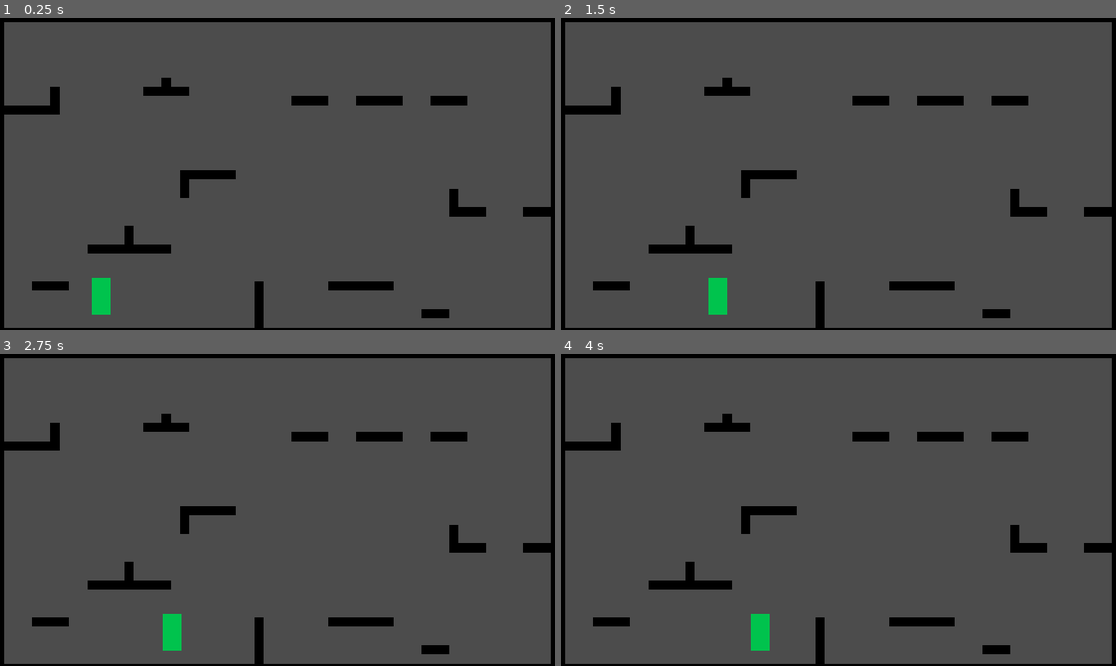
Above: before the commit, frames 1-4 (two rows, left to right).
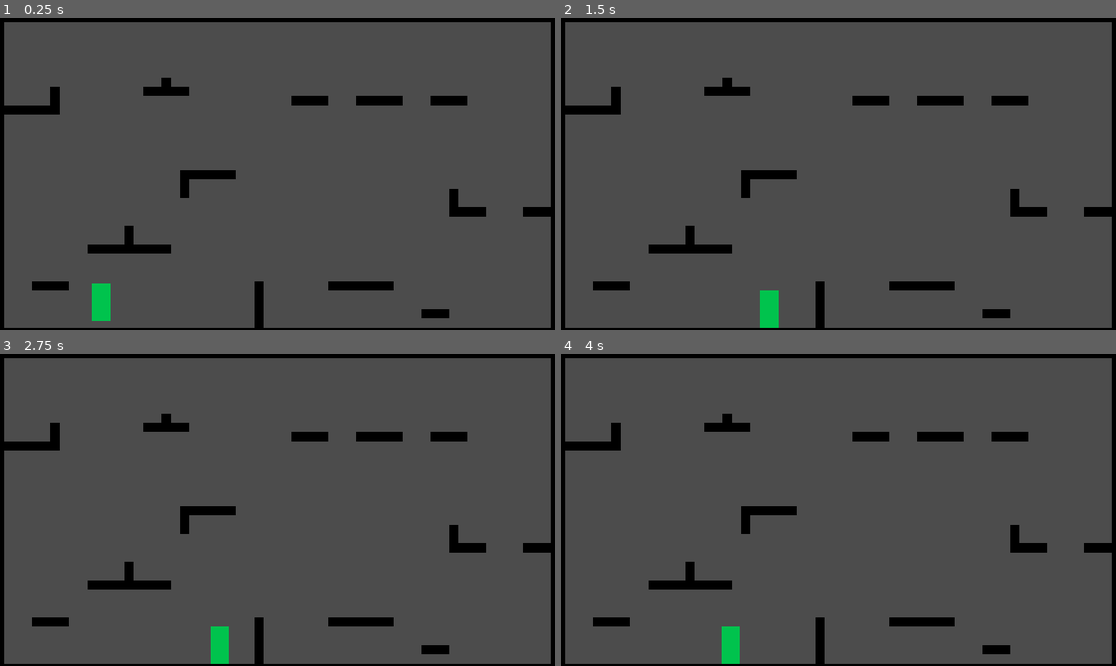
Above: after the commit, the same moments.

Repository: cjsweeten101/LaserGame
Game: Godot game, scene res://Main.tscn
The game is run twice, just before and just after one commit, with the same random seed, the same clock (stepped at 60 frames per second) and the same inputs.
Inputs:
- Up to frame 1 (0.25 s): no input
- Up to frame 2 (1.5 s): hold Right (move_right) 0.53-1.28 s; hold Left (move_left) from 1.28 s (still down)
- Up to frame 3 (2.75 s): release Left (move_left) at 2.03 s; hold Right (move_right) from 2.03 s (still down)
- Up to frame 4 (4 s): release Right (move_right) at 3.53 s; hold Left (move_left) from 3.53 s (still down)

The runs differ from the first frame. In frame 1, 0.1% of the frame differs, in the area x 16-20%, y 83-98%; in frame 2, 0.8%, in the area x 26-40%, y 83-100%; in frame 3, 0.8%; in frame 4, 0.8%.

Commit message:
add gravity and acceleration

Diff:
--- a/GameFiles/Main.tscn
+++ b/GameFiles/Main.tscn
@@ -3,10 +3,11 @@
 [ext_resource path="res://Level/level1.tscn" type="PackedScene" id=1]
 [ext_resource path="res://Player/Player.tscn" type="PackedScene" id=2]
 
-[node name="Main" type="Node2D"]
+[node name="Main" type="Node2D" index="0"]
 
 [node name="Node2D" parent="." index="0" instance=ExtResource( 1 )]
 
 [node name="KinematicBody2D" parent="." index="1" instance=ExtResource( 2 )]
 
 position = Vector2( 351.126, 963.964 )
+gravity = 10
--- a/GameFiles/Player/Player.gd
+++ b/GameFiles/Player/Player.gd
@@ -1,12 +1,17 @@
 extends KinematicBody2D
 
-export var speed = 500
+export var max_speed = 600
+export var accel = 200
+export var gravity = 10
+var direction = Vector2()
+const UP = Vector2(0, -1)
 
 func _physics_process(delta):
-	var direction = Vector2()
+	direction.y += gravity
 	if Input.is_action_pressed("move_right"):
-		direction.x = 1
-	if Input.is_action_pressed("move_left"):
-		direction.x = -1
-	var normalized_speed = direction.normalized() * speed
-	move_and_slide(normalized_speed)
+		direction.x = min(direction.x + accel, max_speed)
+	elif Input.is_action_pressed("move_left"):
+		direction.x = max(direction.x - accel, -max_speed)
+	else:
+		direction.x = 0
+	direction = move_and_slide(direction)
--- a/GameFiles/Player/Player.tscn
+++ b/GameFiles/Player/Player.tscn
@@ -8,7 +8,7 @@
 custom_solver_bias = 0.0
 extents = Vector2( 32, 64 )
 
-[node name="KinematicBody2D" type="KinematicBody2D" index="0"]
+[node name="KinematicBody2D" type="KinematicBody2D"]
 
 input_pickable = false
 collision_layer = 1
@@ -18,7 +18,9 @@
 __meta__ = {
 "_edit_group_": true
 }
-speed = 350
+max_speed = 600
+accel = 200
+gravity = 10
 
 [node name="CollisionShape2D" type="CollisionShape2D" parent="." index="0"]
 
